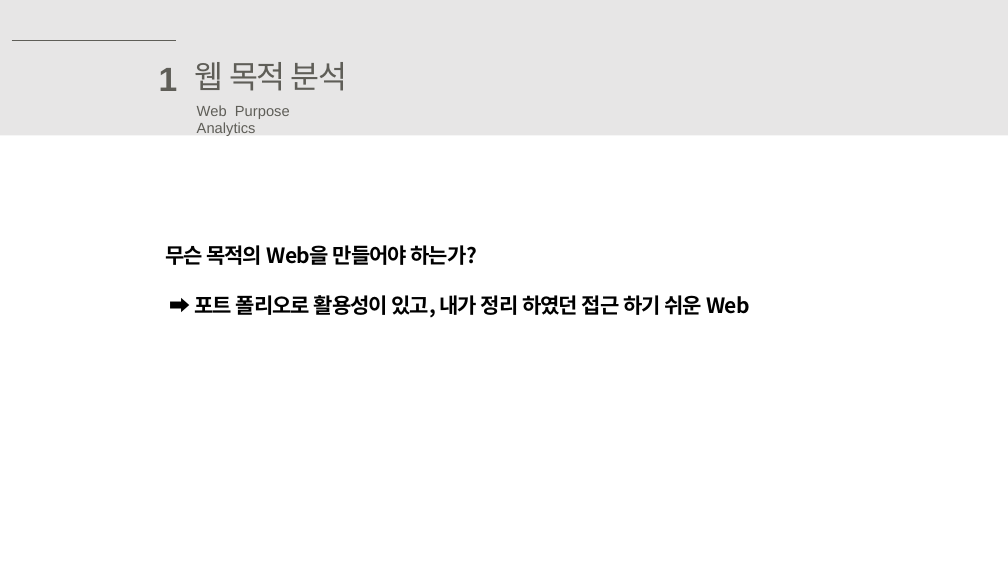
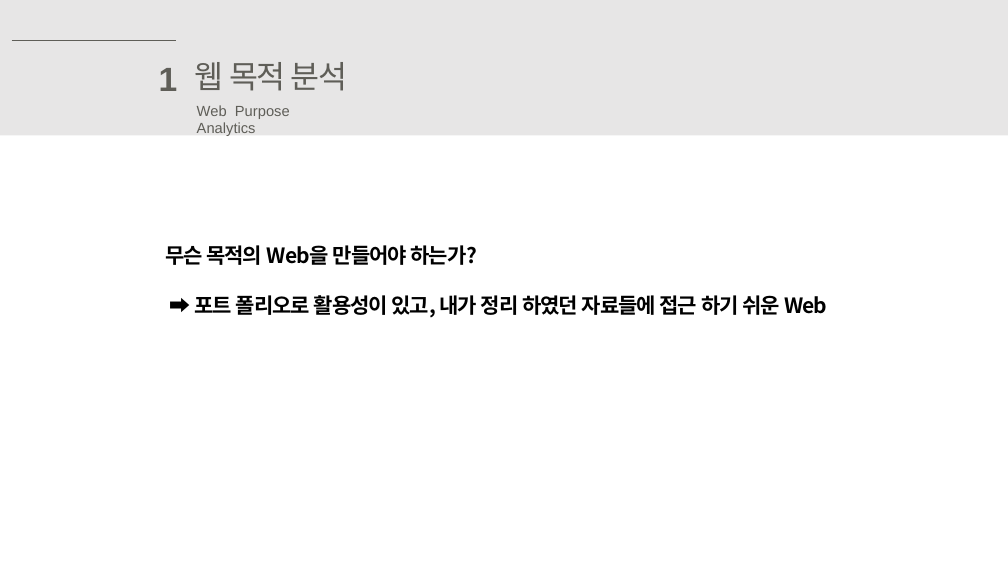
Before and after one commit to thlim008/Web_Project, a slide deck: slide 4 of selfportfolio-2018.pptx. Drawn at 1008x567 pixels with LibreOffice and Linux fonts; fonts in the diff are those of the drawing. Boxes give left, top, right and bottom in pixels: in the first picture for what was removed or moved away, otherwise in the second. Text is boxed around its words. In the diff, an @@ line names an element or a change of style, - is before the commit and + after.

```diff
--- a/selfportfolio-2018.pptx
+++ b/selfportfolio-2018.pptx
@@ text at (195,295,828,317): text changed @@
-➡ 포트 폴리오로 활용성이 있고, 내가 정리 하였던 접근 하기 쉬운 Web
+➡ 포트 폴리오로 활용성이 있고, 내가 정리 하였던 자료들에 접근 하기 쉬운 Web
```
Also in this commit, not shown: 7 other slides changed, 14 slides removed.
